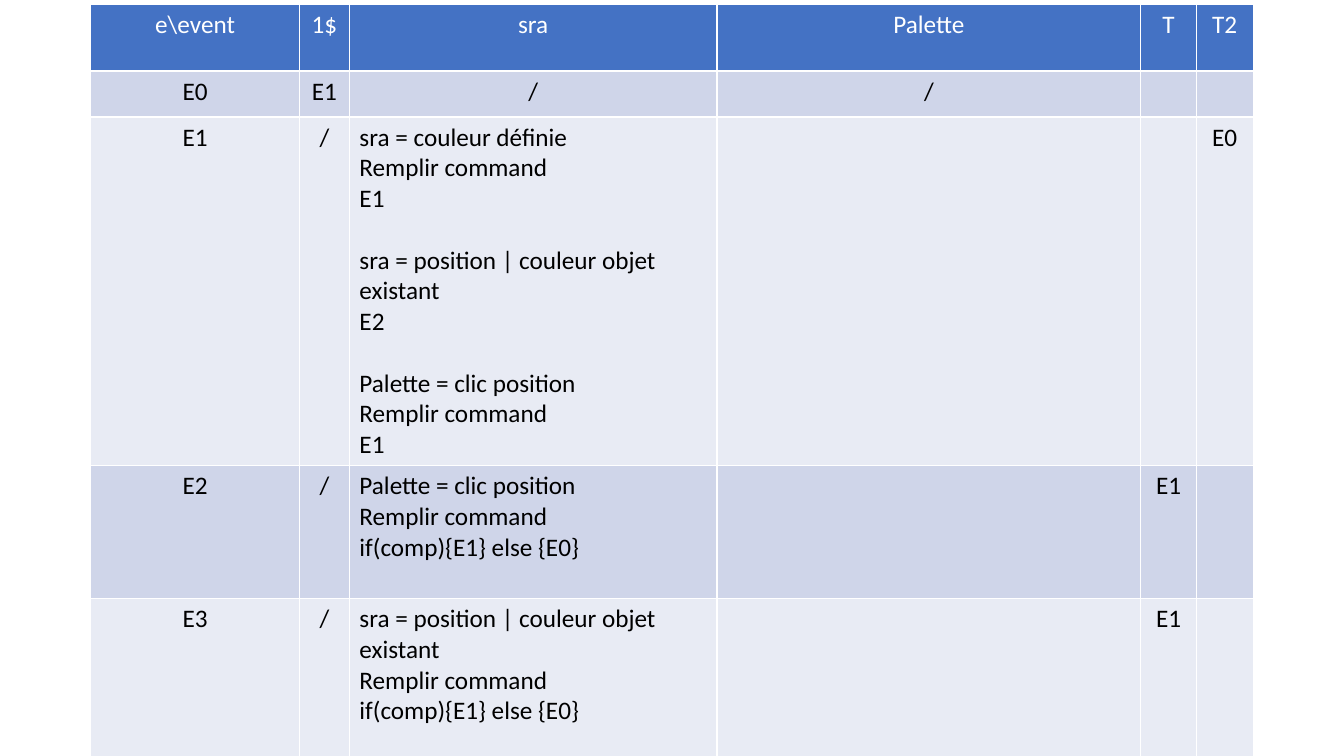
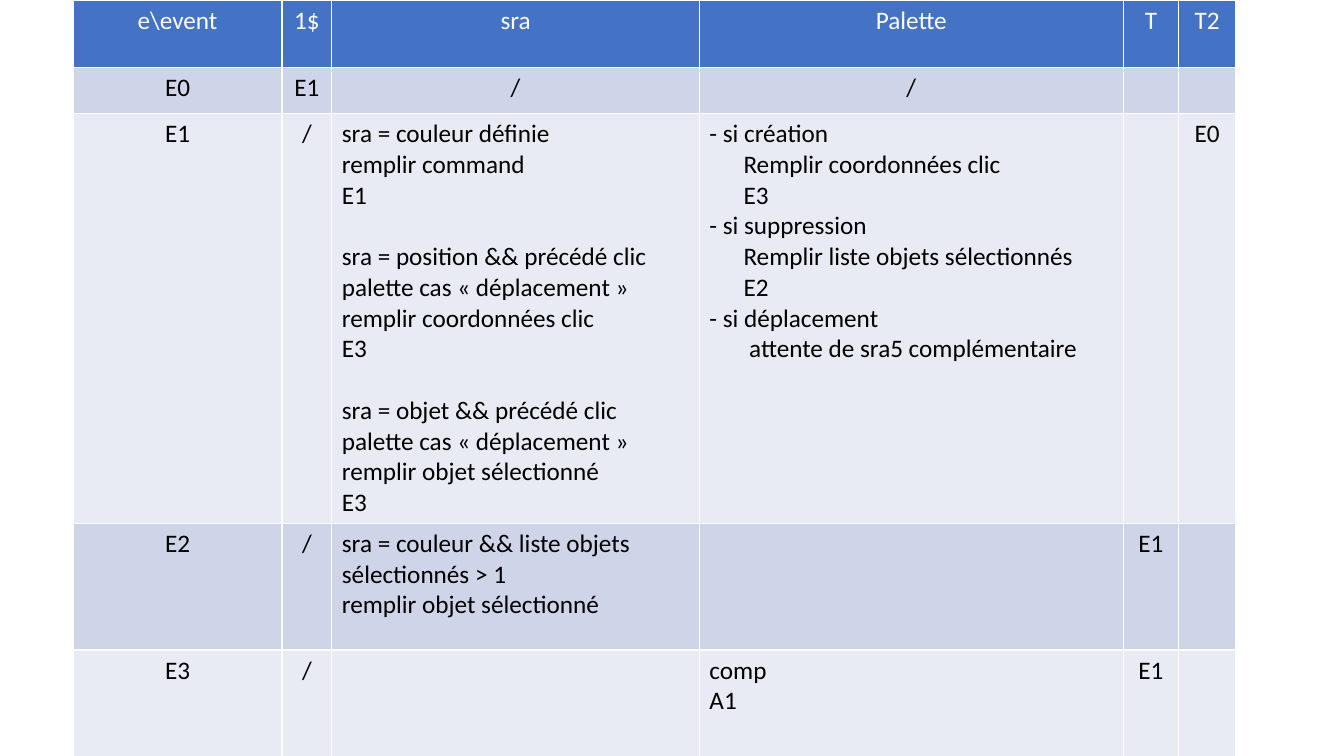
Before and after one commit to tbouete/IHM-Ivy, a slide deck: slide 2 of Concep/MachineEtat.pptx. Drawn at 1344x756 pixels with LibreOffice and Linux fonts; fonts in the diff are those of the drawing. Boxes give left, top, right and bottom in pixels: in the first picture for what was removed or moved away, otherwise in the second. Text is boxed around its words. In the diff, an @@ line names an element or a change of style, - is before the commit and + after.

Commit message:
Update matrice

```diff
--- a/Concep/MachineEtat.pptx
+++ b/Concep/MachineEtat.pptx
@@ table at (x1=74, y1=1, x2=1237, y2=755) @@
-row 3, column 3: sra = couleur définie / Remplir command / E1 / sra = position | couleur objet existant / E2 / Palette = clic position / Remplir command / E1
+row 3, column 3: sra = couleur définie / remplir command / E1 / sra = position && précédé clic palette cas « déplacement » / remplir coordonnées clic / E3 / sra = objet && précédé clic palette cas « déplacement » / remplir objet sélectionné / E3
-row 3, column 4: 
+row 3, column 4: - si création / Remplir coordonnées clic / E3 / - si suppression / Remplir liste objets sélectionnés / E2 / - si déplacement / attente de sra5 complémentaire
-row 4, column 3: Palette = clic position / Remplir command / if(comp){E1} else {E0}
+row 4, column 3: sra = couleur && liste objets sélectionnés > 1 / remplir objet sélectionné
-row 5, column 3: sra = position | couleur objet existant / Remplir command / if(comp){E1} else {E0}
+row 5, column 3: 
-row 5, column 4: 
+row 5, column 4: comp / A1
@@ table resized from (x1=91, y1=4, x2=1254, y2=752) to (x1=74, y1=1, x2=1237, y2=755) @@
```
